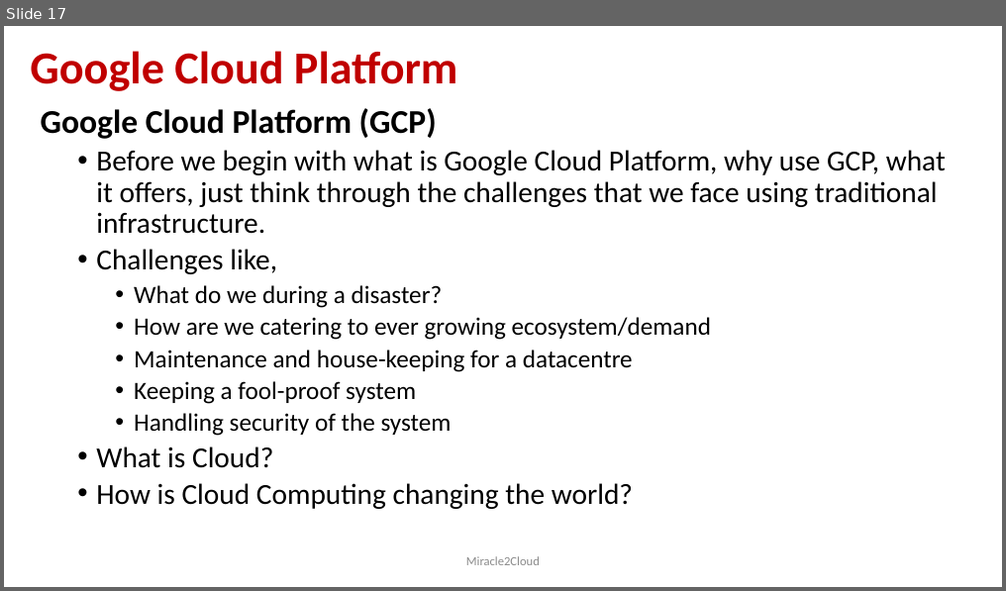
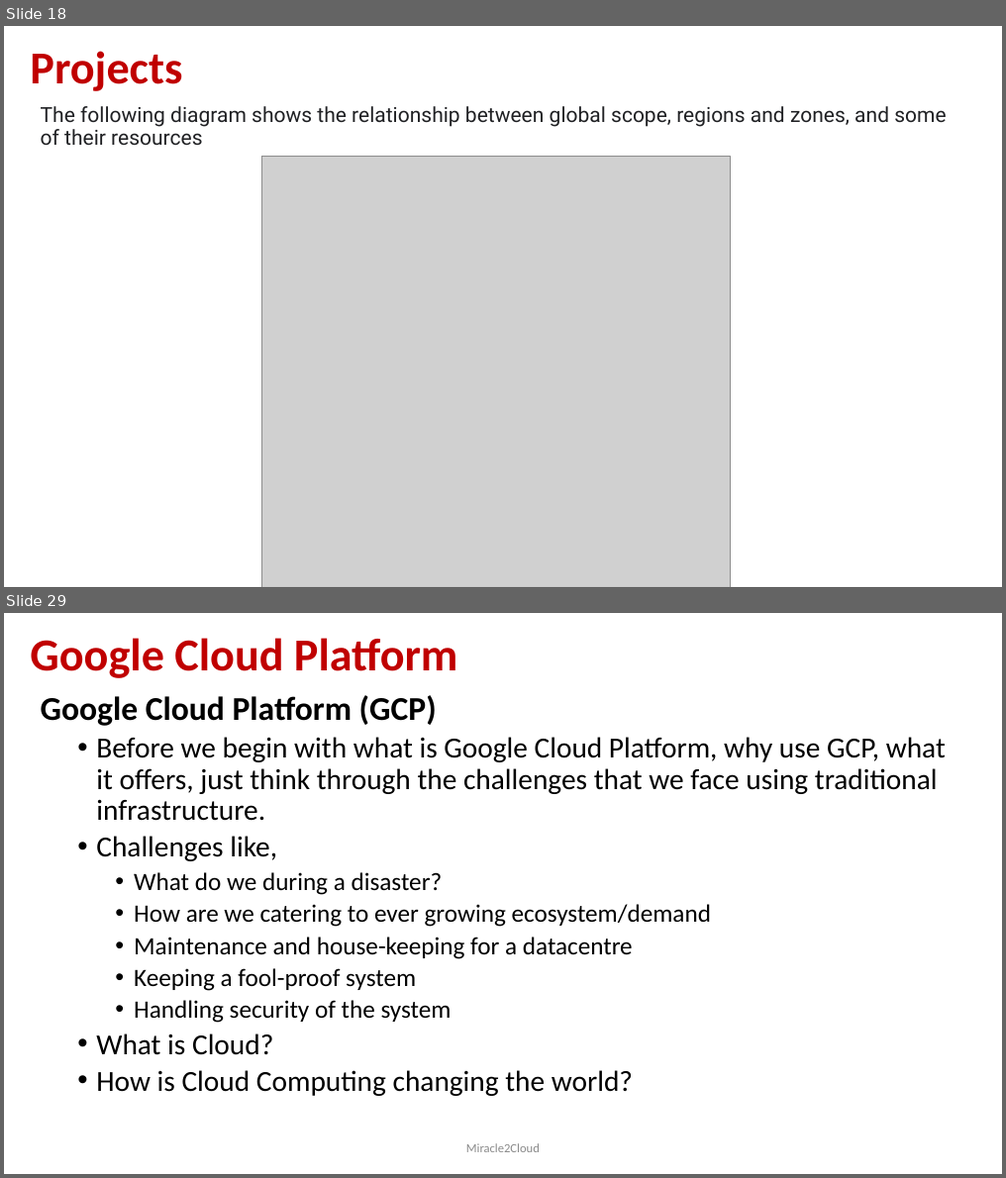
Before and after one commit to miracle2cloud/gcp, a slide deck: Google Cloud Platform.pptx. Shown one above the other, each under a label of ours: slide 17 before the commit, slides 18 and 29 after it; the slides between them are not shown. The pictures are 1006x591 and 1006x1178 pixels, drawn with LibreOffice and Linux fonts; fonts in the diff are those of the drawing; grey boxes stand for pictures. Boxes give left, top, right and bottom in pixels: in the first picture for what was removed or moved away, otherwise in the second. Text is boxed around its words. In the diff, an @@ line names an element or a change of style, - is before the commit and + after.

```diff
--- a/Google Cloud Platform.pptx
+++ b/Google Cloud Platform.pptx
@@ slide 18 added at (4,26,1002,587), background #FFFFFF @@
@@ title added at (30,51,182,91), 44 pt, text #C00000, bold @@
+Projects
@@ text added at (41,106,945,146), 20 pt, text #202124 @@
+The following diagram shows the relationship between global scope, regions and zones, and some of their resources
@@ picture added at (262,156,731,587) @@
@@ what was slide 17 is now slide 29 @@
```
Also in this commit, not shown: 1 slide changed, 10 other slides added, 1 slide removed.
